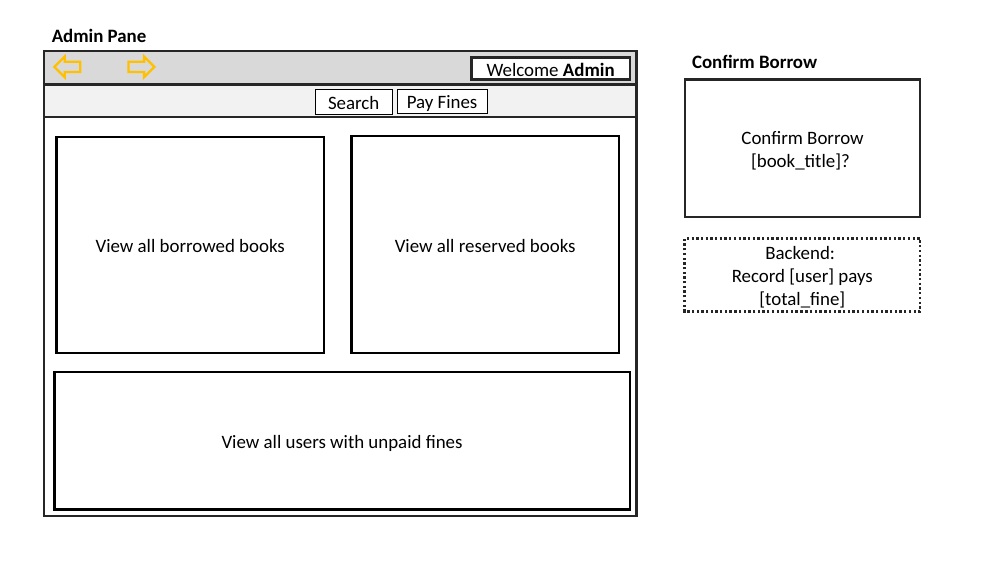
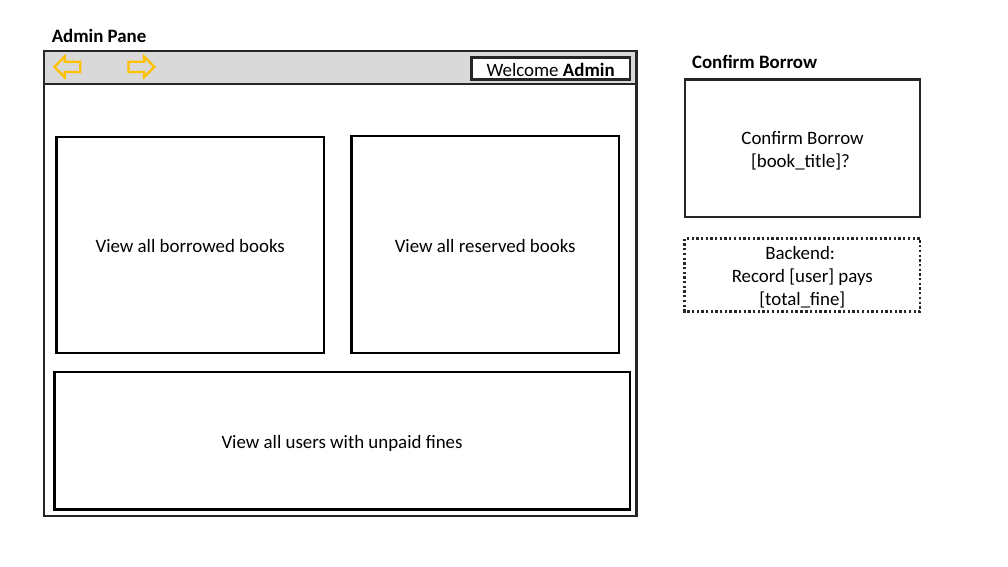
Before and after one commit to ashleyleerx/BT2102-project, a slide deck: slide 5 of FrontEnd_Gui Wireframe.pptx (slide 4 before the commit). Drawn at 1008x567 pixels with LibreOffice and Linux fonts; fonts in the diff are those of the drawing. Boxes give left, top, right and bottom in pixels: in the first picture for what was removed or moved away, otherwise in the second. Text is boxed around its words. In the diff, an @@ line names an element or a change of style, - is before the commit and + after.

```diff
--- a/FrontEnd_Gui Wireframe.pptx
+++ b/FrontEnd_Gui Wireframe.pptx
@@ rectangle removed at (45,85,637,117) @@
@@ rectangle removed at (315,89,392,115) @@
-Search
@@ rectangle removed at (397,89,487,113) @@
-Pay Fines
```
Also in this commit, not shown: 2 other slides changed, 1 slide added.
